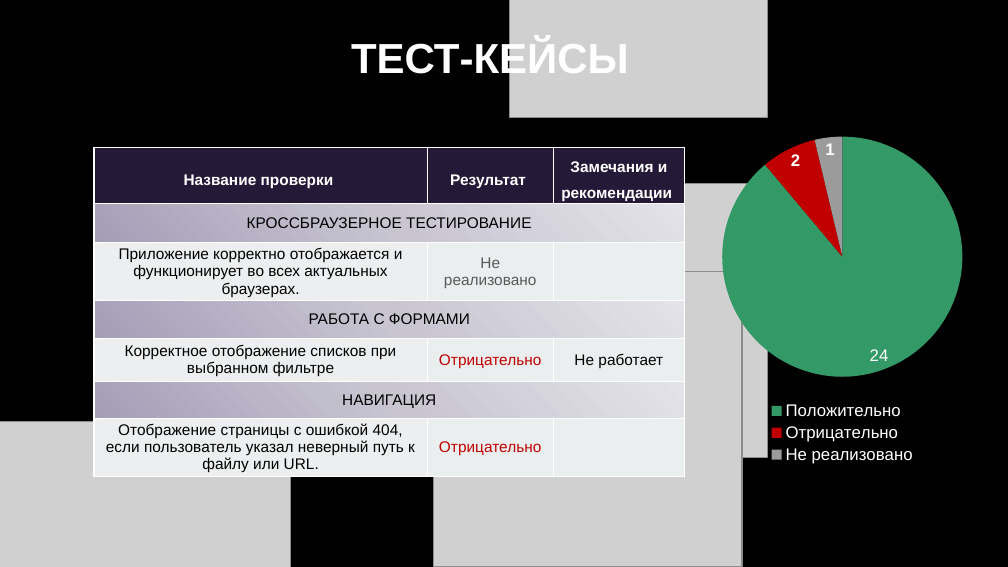
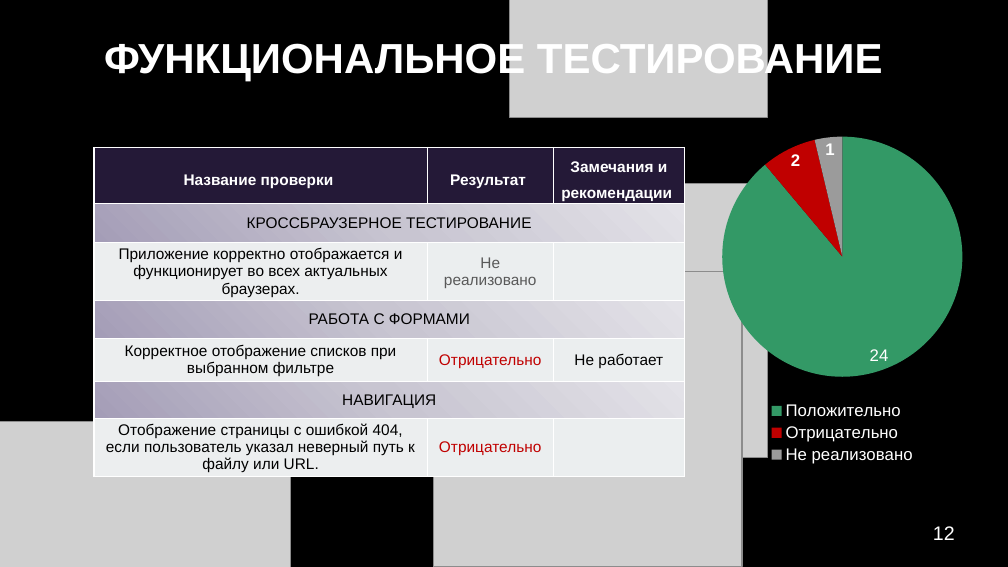
Before and after one commit to WannaBeGuineaPig/Quill-project, a slide deck: slide 12 of documents/Документы по нашей программе/QUILL.pptx. Drawn at 1008x567 pixels with LibreOffice and Linux fonts; fonts in the diff are those of the drawing; grey boxes stand for pictures. Boxes give left, top, right and bottom in pixels: in the first picture for what was removed or moved away, otherwise in the second. Text is boxed around its words. In the diff, an @@ line names an element or a change of style, - is before the commit and + after.

```diff
--- a/documents/Документы по нашей программе/QUILL.pptx
+++ b/documents/Документы по нашей программе/QUILL.pptx
@@ text at [104,39,883,81]: text changed @@
-ТЕСТ-КЕЙСЫ
+ФУНКЦИОНАЛЬНОЕ ТЕСТИРОВАНИЕ
@@ text added at [933,526,955,540], 14 pt, text #FFFFFF @@
+12
```
Also in this commit, not shown: 11 other slides changed, 2 slides added.
